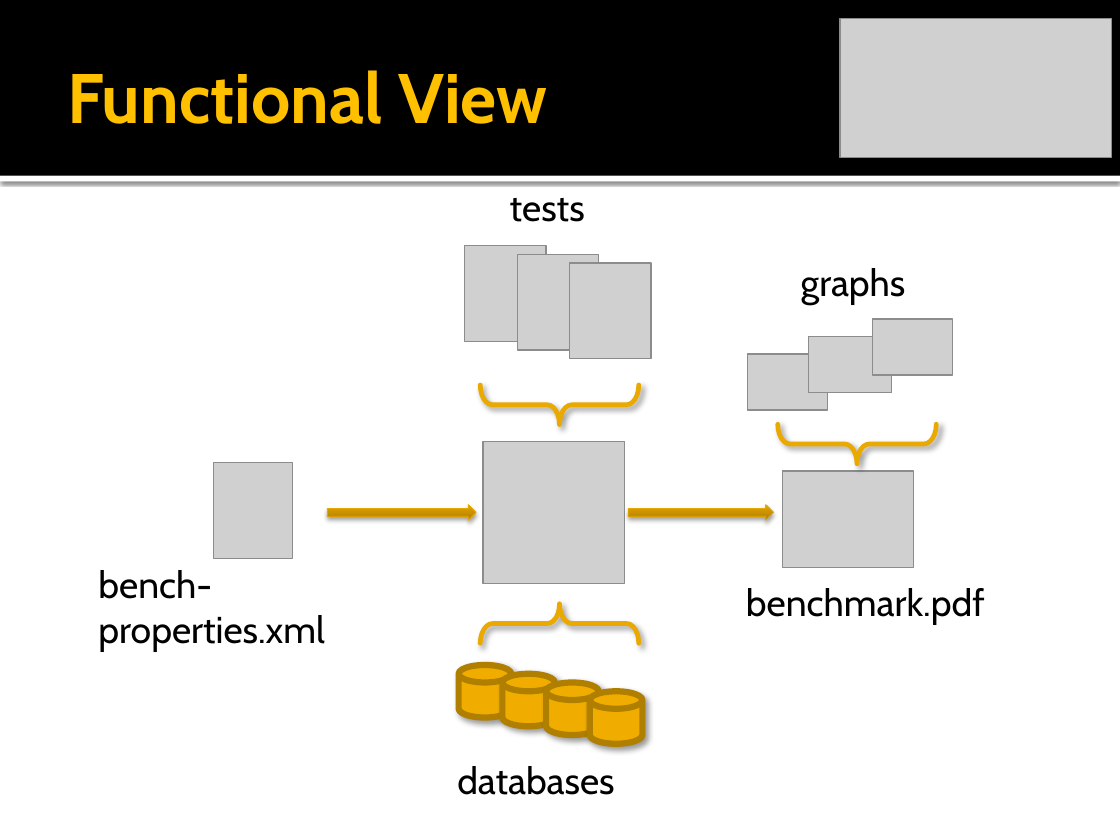
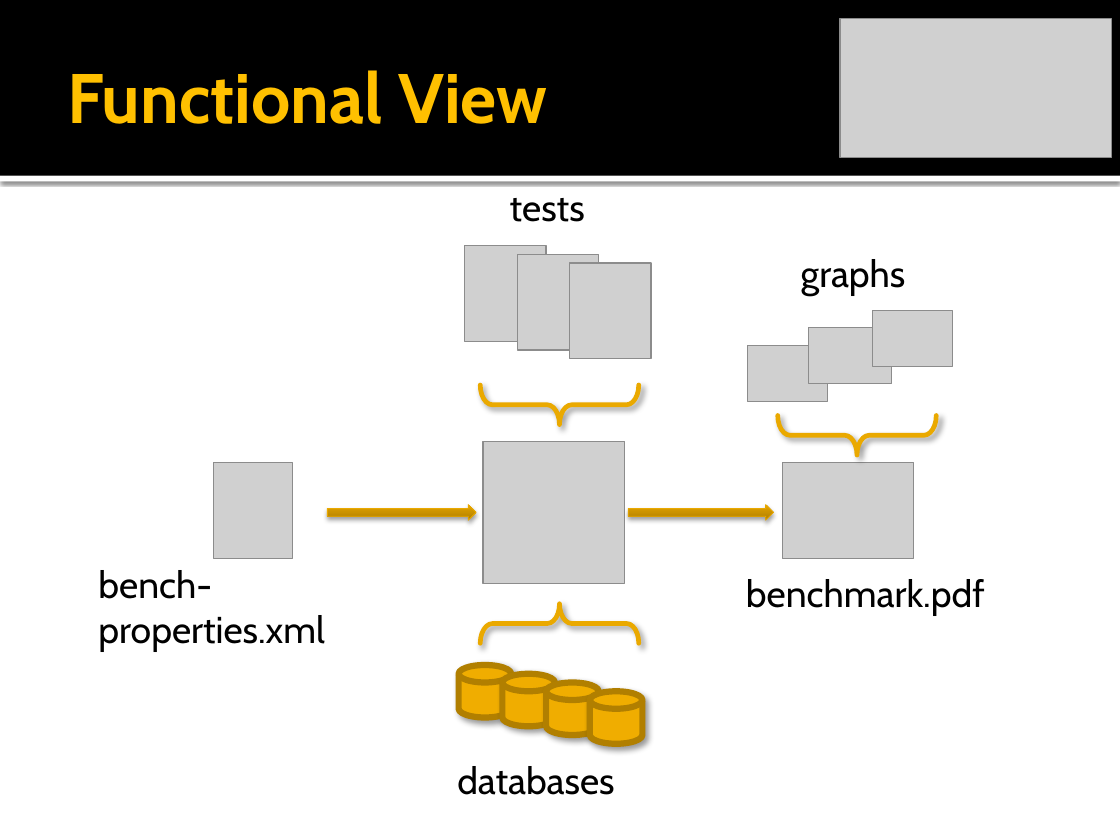
Before and after one commit to rickilama54/portable-db-bench, a slide deck: slide 10 of tesi/presentazione/Barbagallo-IMDB.pptx. Drawn at 1120x840 pixels with LibreOffice and Linux fonts; fonts in the diff are those of the drawing; grey boxes stand for pictures. Boxes give left, top, right and bottom in pixels: in the first picture for what was removed or moved away, otherwise in the second. Text is boxed around its words. In the diff, an @@ line names an element or a change of style, - is before the commit and + after.

```diff
--- a/tesi/presentazione/Barbagallo-IMDB.pptx
+++ b/tesi/presentazione/Barbagallo-IMDB.pptx
@@ 4 pictures, 2 texts, 1 left brace: place and size @@
-4 pictures, 2 texts, 1 left brace at bbox=[746, 268, 985, 624]
+4 pictures, 2 texts, 1 left brace at bbox=[746, 259, 985, 615]
```
Also in this commit, not shown: 8 other slides changed, 4 slides added, 1 slide removed.
